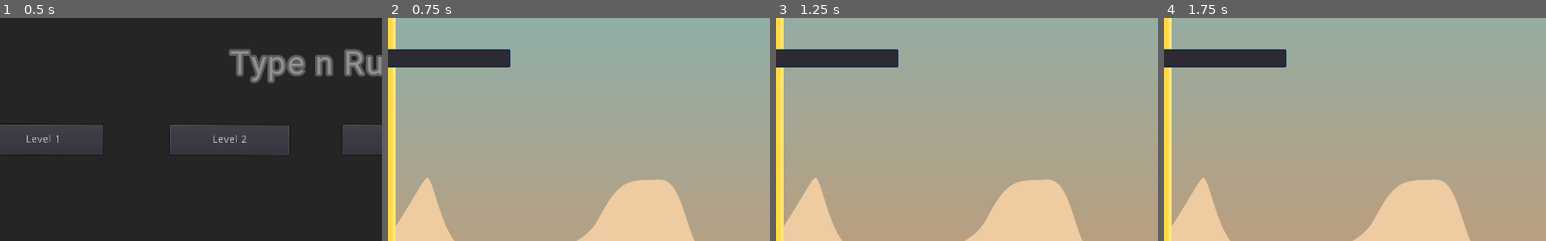
Above: before the commit, frames 1-4 (left to right).
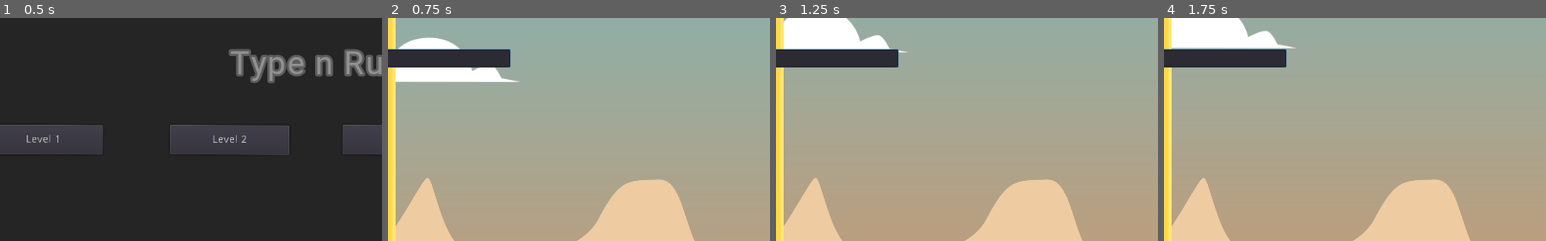
Above: after the commit, the same moments.

Repository: Hiebeler/Type-n-Run
Game: Godot game, scene res://scenes/menu.tscn
Same seed, same stepped clock (60 frames per second), same inputs: the game is played once before the commit and once after it.
Inputs (mouse positions are % of the whole screen's width and height, from its top left):
- Up to frame 1 (0.5 s): no input
- Up to frame 2 (0.75 s): click "Level 1" at 0.5 s
- Up to frame 3 (1.25 s): no input
- Up to frame 4 (1.75 s): click (15, 9) at 1.27 s; type "12" at 1.35 s
The pictures show only the part of the screen within x 8-58%, y 0-50%; the shares and areas given below are measured in that part.

Frame 1 is identical in both runs. In frame 2, 2.4% of the frame differs, in the area x 2-35%, y 8-29%; in frame 3, 3.1%; in frame 4, 3.2%, in the area x 2-35%, y 0-14%.

Commit message:
add clouds

Diff:
--- a/scenes/levels/level1.tscn
+++ b/scenes/levels/level1.tscn
@@ -6,6 +6,7 @@
 [ext_resource path="res://assets/background/desert/bg_mountains.png" type="Texture" id=4]
 [ext_resource path="res://scenes/prefabs/Finish.tscn" type="PackedScene" id=5]
 [ext_resource path="res://assets/background/desert/bg_sky.png" type="Texture" id=6]
+[ext_resource path="res://assets/background/desert/bg_cloud1.png" type="Texture" id=7]
 
 [node name="Level1" type="Node2D"]
 
@@ -40,3 +41,10 @@
 scale = Vector2( 0.5, 0.5 )
 texture = ExtResource( 4 )
 centered = false
+
+[node name="ParallaxLayer3" type="ParallaxLayer" parent="ParallaxBackground"]
+position = Vector2( 0, -100 )
+motion_mirroring = Vector2( 700, 0 )
+
+[node name="Sprite" type="Sprite" parent="ParallaxBackground/ParallaxLayer3"]
+texture = ExtResource( 7 )
Binary file added: assets/background/desert/bg_cloud1.png
Not shown, added: assets/background/desert/bg_cloud1.png.import
Not shown: 1 places in scenes/levels/level1.tscn that only renumber resources
